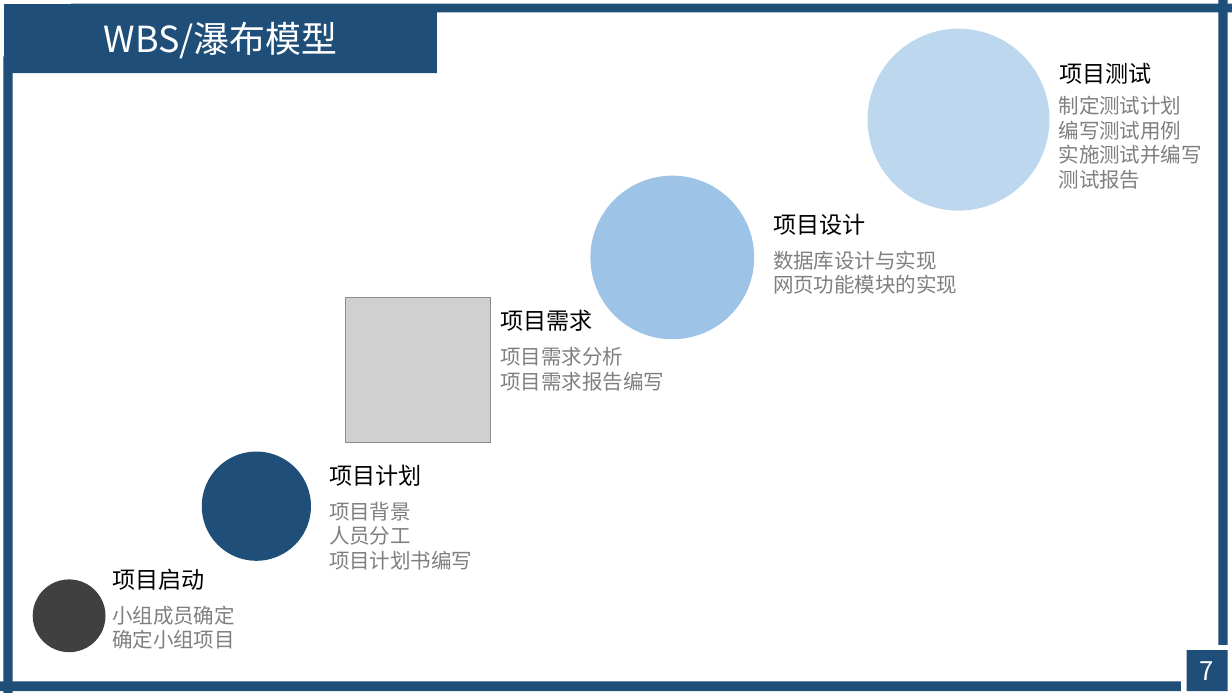
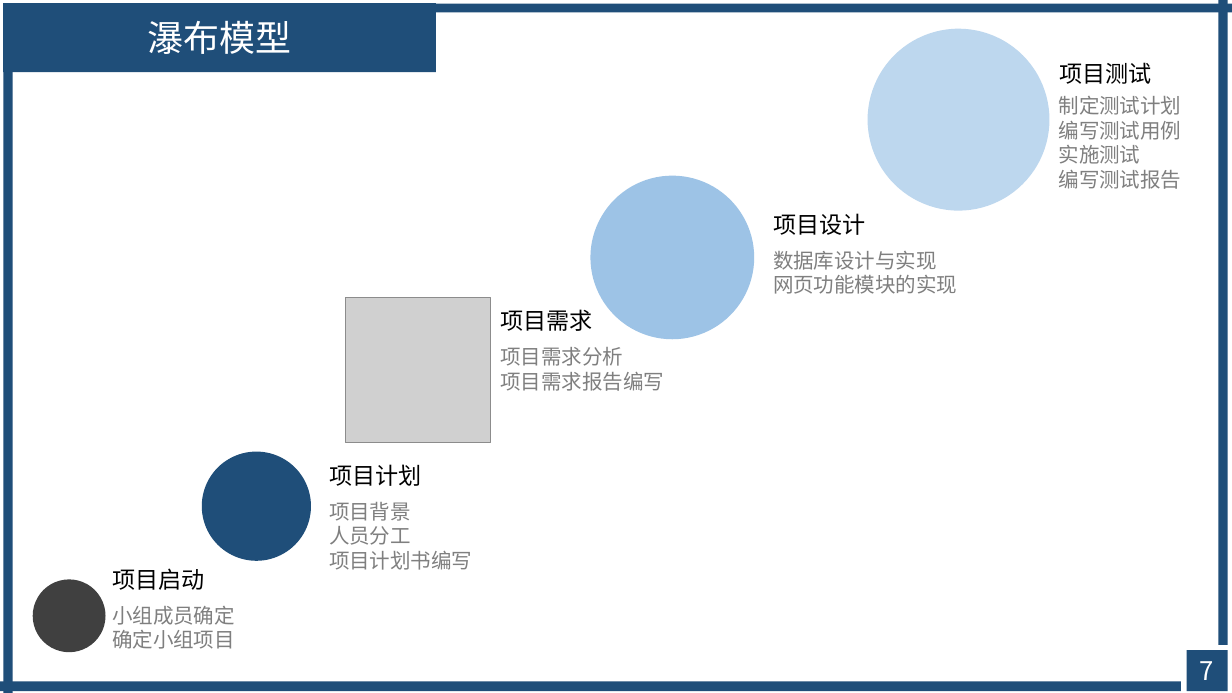
Before and after one commit to avgstuBoboge/SE2020-document, a slide deck: slide 7 of ppt/SE2020-G16-项目计划.ppt. Drawn at 1232x693 pixels with LibreOffice and Linux fonts; fonts in the diff are those of the drawing; grey boxes stand for pictures. Boxes give left, top, right and bottom in pixels: in the first picture for what was removed or moved away, otherwise in the second. Text is boxed around its words. In the diff, an @@ line names an element or a change of style, - is before the commit and + after.

```diff
--- a/ppt/SE2020-G16-项目计划.ppt
+++ b/ppt/SE2020-G16-项目计划.ppt
@@ text in rectangle at <box>148,20,292,54</box>: text changed @@
-WBS/瀑布模型
+瀑布模型
@@ text at <box>1059,145,1182,189</box>: text changed @@
-实施测试并编写
-测试报告
+实施测试
+编写测试报告
```
Also in this commit, not shown: 5 other slides changed, 1 slide added, 13 slides removed.
